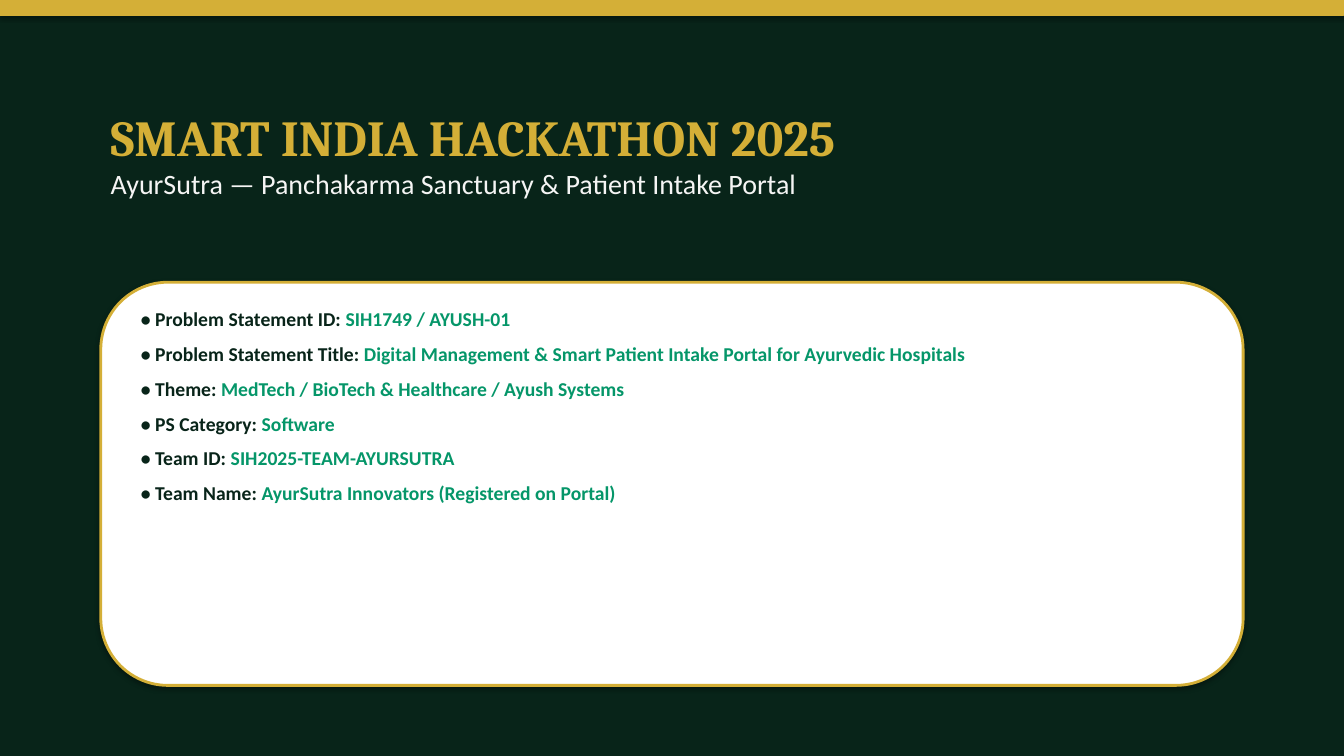
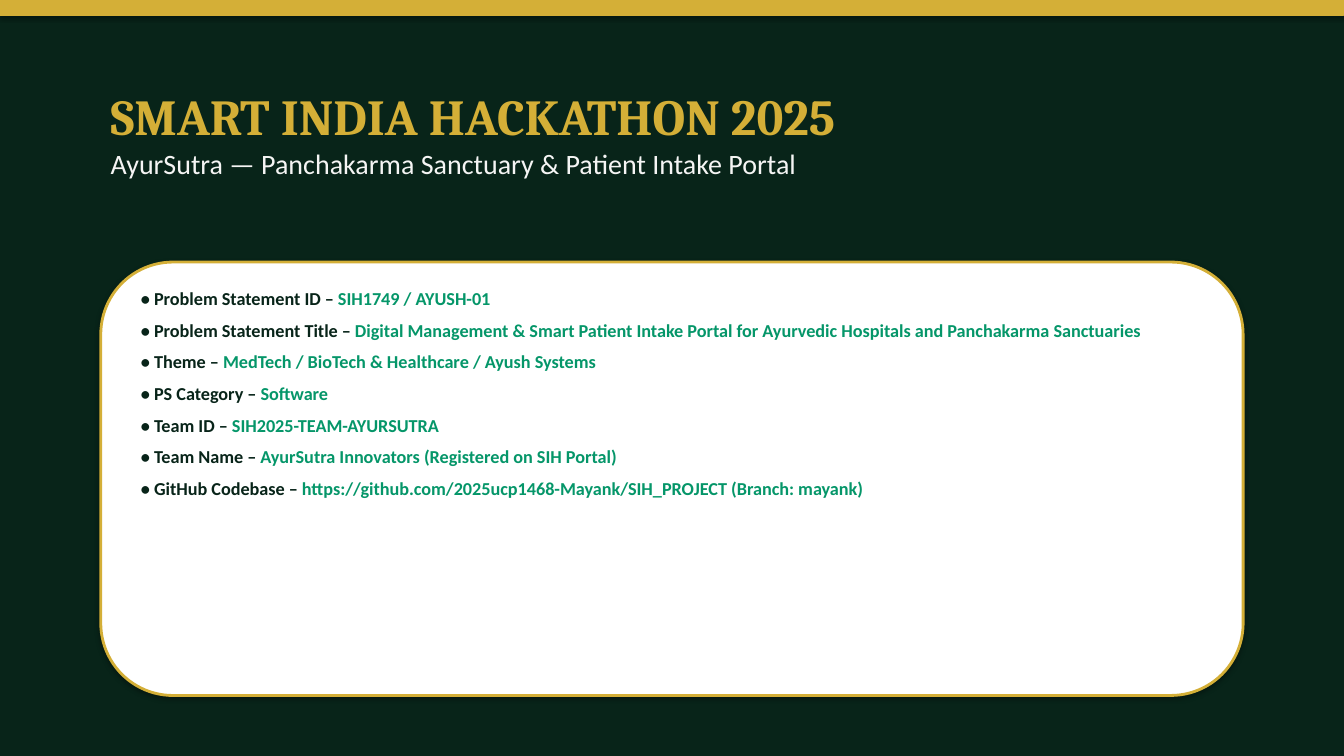
Before and after one commit to 2025ucp1468-Mayank/SIH_PROJECT, a slide deck: slide 1 of SIH_ppt.ppt. Drawn at 1344x756 pixels with LibreOffice and Linux fonts; fonts in the diff are those of the drawing. Boxes give left, top, right and bottom in pixels: in the first picture for what was removed or moved away, otherwise in the second. Text is boxed around its words. In the diff, an @@ line names an element or a change of style, - is before the commit and + after.

Commit message:
Update SIH_ppt.ppt with visual architecture diagram blocks, directional connectors, verified team IDs, and GitHub repository URL

```diff
--- a/SIH_ppt.ppt
+++ b/SIH_ppt.ppt
@@ text "SMART INDIA HACKATHON 2025": place and size @@
-text "SMART INDIA HACKATHON 2025" at [111, 122, 835, 199]
+text "SMART INDIA HACKATHON 2025" at [111, 101, 835, 179]
@@ rounded rectangle: place and size @@
-rounded rectangle at [101, 282, 1243, 686]
+rounded rectangle at [101, 262, 1243, 696]
@@ text at [154, 292, 1141, 498]: text changed; size 14 to 13 pt @@
-• Problem Statement ID: SIH1749 / AYUSH-01
-• Problem Statement Title: Digital Management & Smart Patient Intake Portal for Ayurvedic Hospitals
-• Theme: MedTech / BioTech & Healthcare / Ayush Systems
-• PS Category: Software
-• Team ID: SIH2025-TEAM-AYURSUTRA
-• Team Name: AyurSutra Innovators (Registered on Portal)
+• Problem Statement ID – SIH1749 / AYUSH-01
+• Problem Statement Title – Digital Management & Smart Patient Intake Portal for Ayurvedic Hospitals and Panchakarma Sanctuaries
+• Theme – MedTech / BioTech & Healthcare / Ayush Systems
+• PS Category – Software
+• Team ID – SIH2025-TEAM-AYURSUTRA
+• Team Name – AyurSutra Innovators (Registered on SIH Portal)
+• GitHub Codebase – https://github.com/2025ucp1468-Mayank/SIH_PROJECT (Branch: mayank)
```
Also in this commit, not shown: 4 other slides changed, 1 slide added, 1 slide removed.
